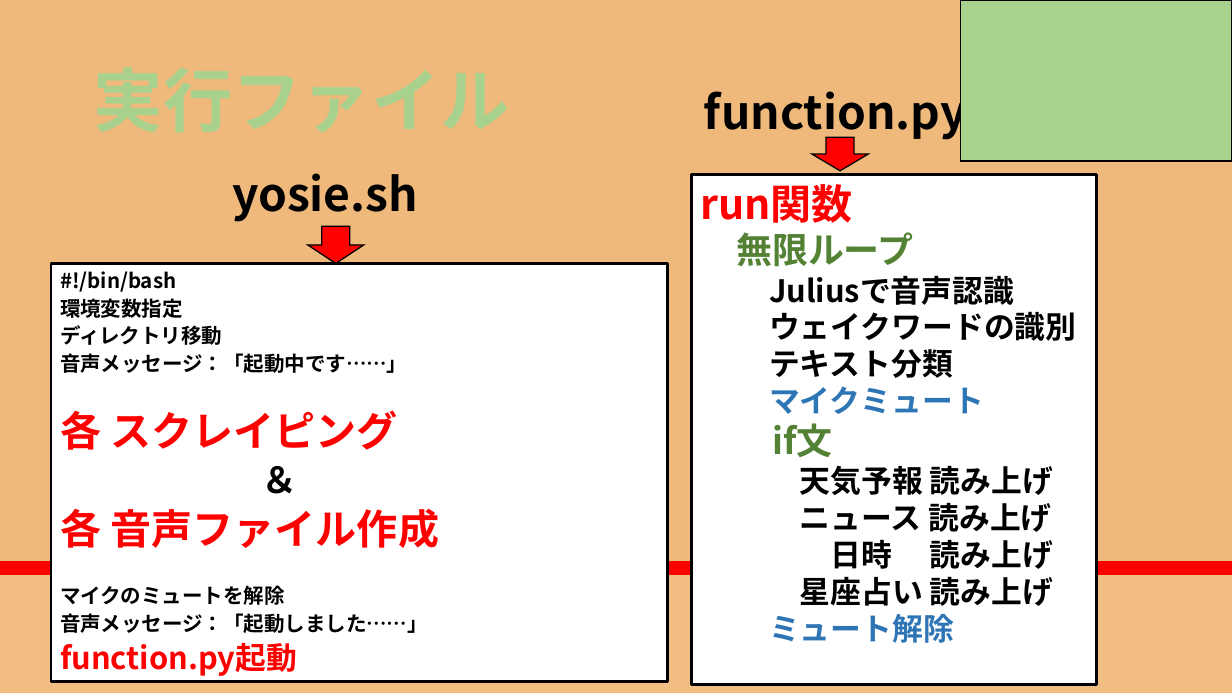
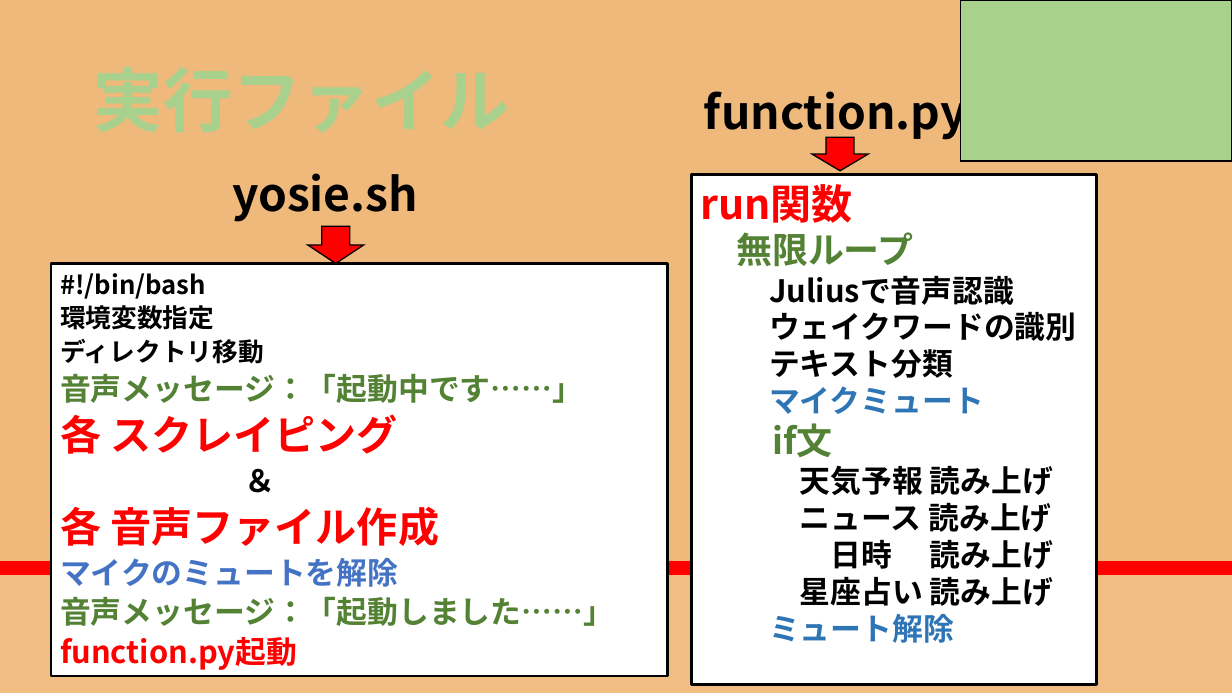
Before and after one commit to RikiishiSuzunosuke/AIspeaker_yosie, a slide deck: slide 26 of presentation/AIスピーカー開発_3_main.pptx. Drawn at 1232x693 pixels with LibreOffice and Linux fonts; fonts in the diff are those of the drawing; grey boxes stand for pictures. Boxes give left, top, right and bottom in pixels: in the first picture for what was removed or moved away, otherwise in the second. Text is boxed around its words. In the diff, an @@ line names an element or a change of style, - is before the commit and + after.

```diff
--- a/presentation/AIスピーカー開発_3_main.pptx
+++ b/presentation/AIスピーカー開発_3_main.pptx
@@ rectangle "#!/bin/bash": place and size @@
-rectangle "#!/bin/bash" at <box>51,264,667,682</box>
+rectangle "#!/bin/bash" at <box>51,264,667,677</box>
@@ text in rectangle at <box>60,273,614,626</box>: size 16 to 20 pt in "#!/bin/bash", "環境変数指定", "ディレクトリ移動"; size 16 to 24 pt in "音声メッセージ：「起動中です……」", "マイクのミュートを解除", "音声メッセージ：「起動しました……」"; text colour #000000 to #548235 in "音声メッセージ：「起動中です……」", "音声メッセージ：「起動しました……」"; size 28 to 24 pt in "＆"; text colour #000000 to #4472C4 in "マイクのミュートを解除" @@
```
Also in this commit, not shown: 2 other slides changed.
